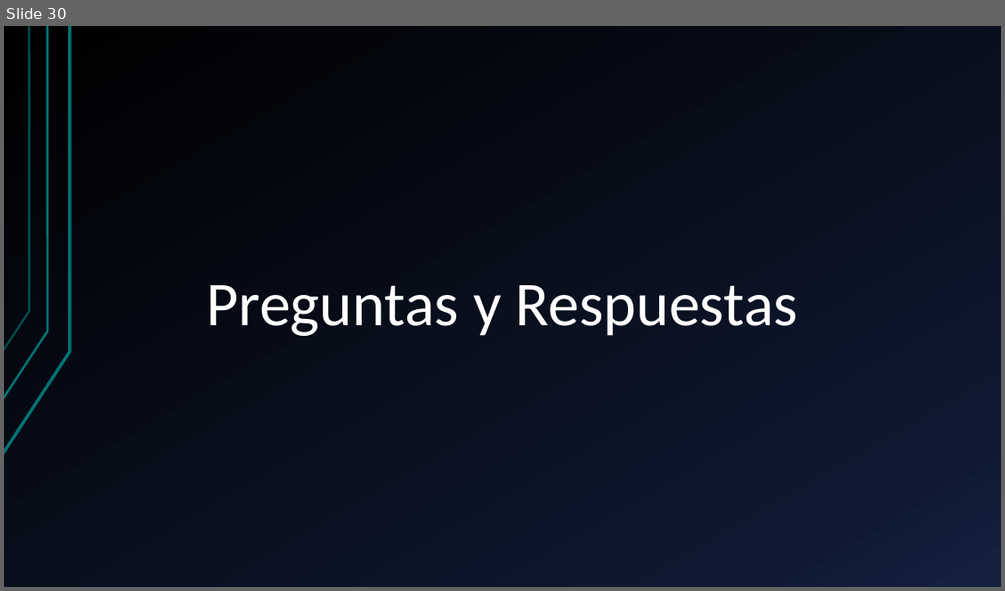
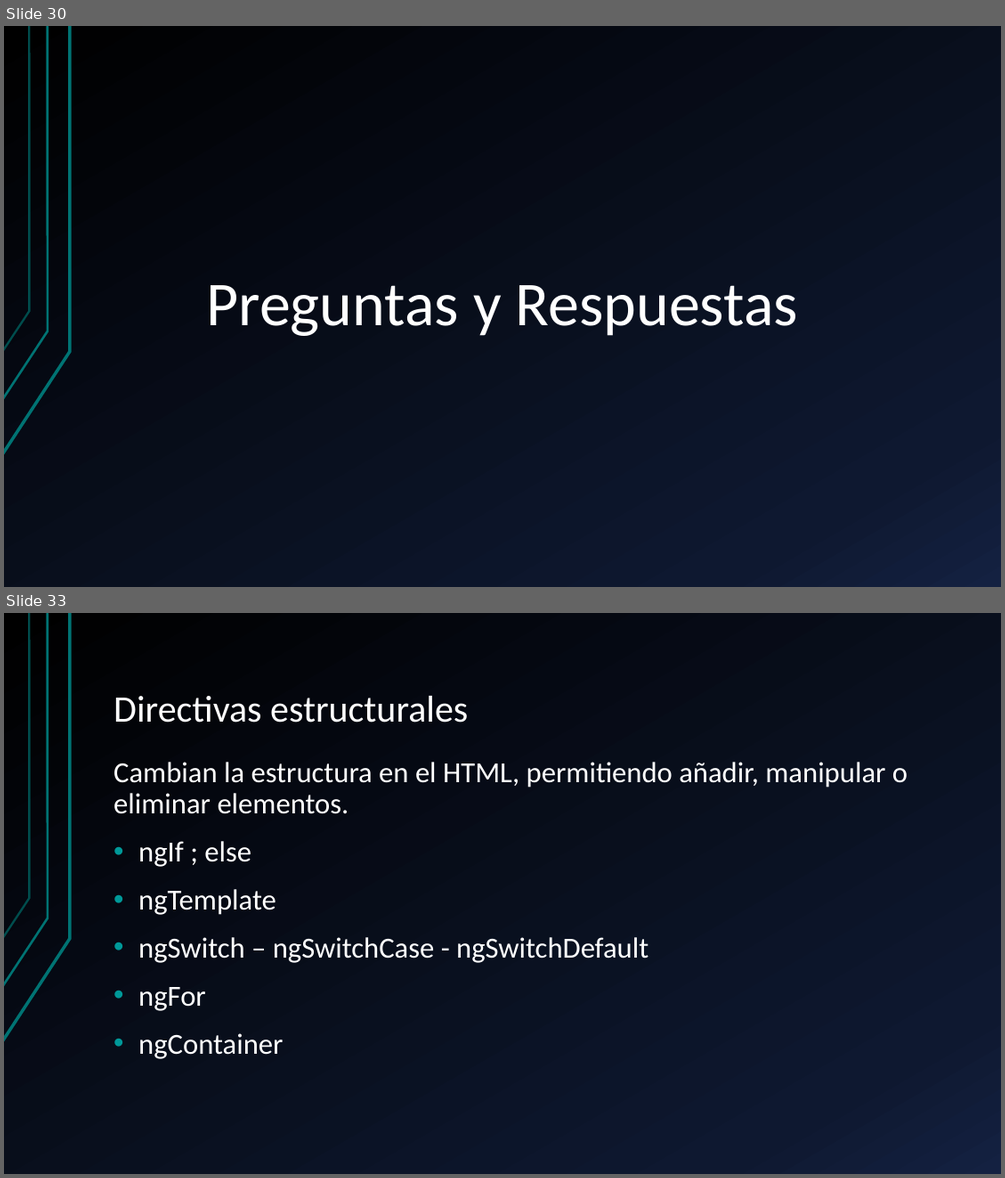
Before and after one commit to KevinToala/capacitacionAngular, a slide deck: Angular.pptx. Shown one above the other, each under a label of ours: slide 30 before the commit, slides 30 and 33 after it; the slides between them are not shown. The pictures are 1005x591 and 1005x1178 pixels, drawn with LibreOffice and Linux fonts; fonts in the diff are those of the drawing. Boxes give left, top, right and bottom in pixels: in the first picture for what was removed or moved away, otherwise in the second. Text is boxed around its words. In the diff, an @@ line names an element or a change of style, - is before the commit and + after.

```diff
--- a/Angular.pptx
+++ b/Angular.pptx
@@ slide 33 added at [4,613,1001,1174], background gradient #000000 to #0F1931 to #142242; not listed: 3 template elements that a slide beside it also shows @@
@@ title added at [113,696,468,722], 36 pt, text #FFFFFF @@
+Directivas estructurales
@@ text added at [113,762,907,1059], 28 pt, text #FFFFFF @@
+Cambian la estructura en el HTML, permitiendo añadir, manipular o eliminar elementos.
+• ngIf ; else
+• ngTemplate
+• ngSwitch – ngSwitchCase - ngSwitchDefault
+• ngFor
+• ngContainer
```
Also in this commit, not shown: 2 slides changed, 6 other slides added.
